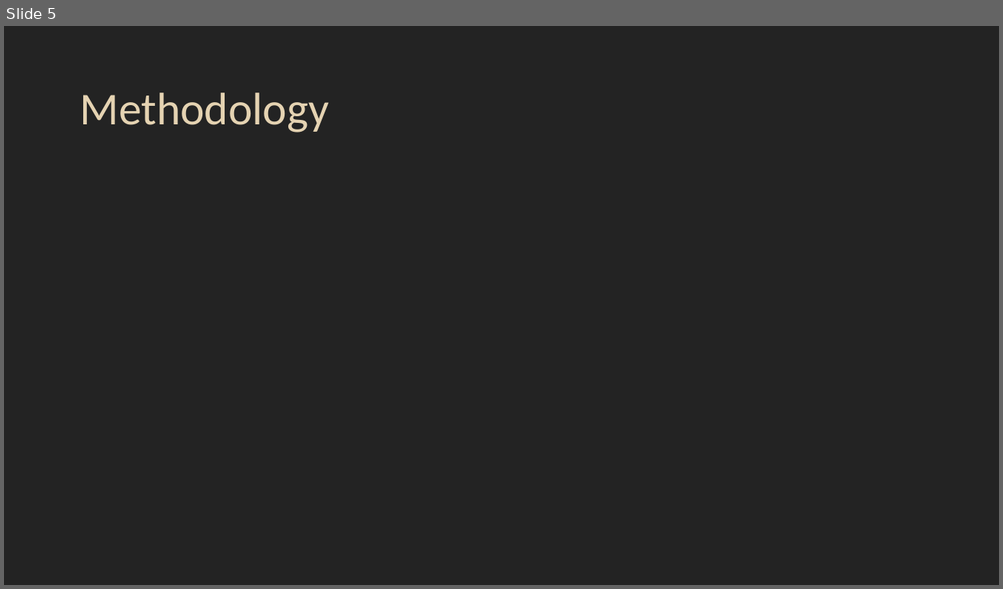
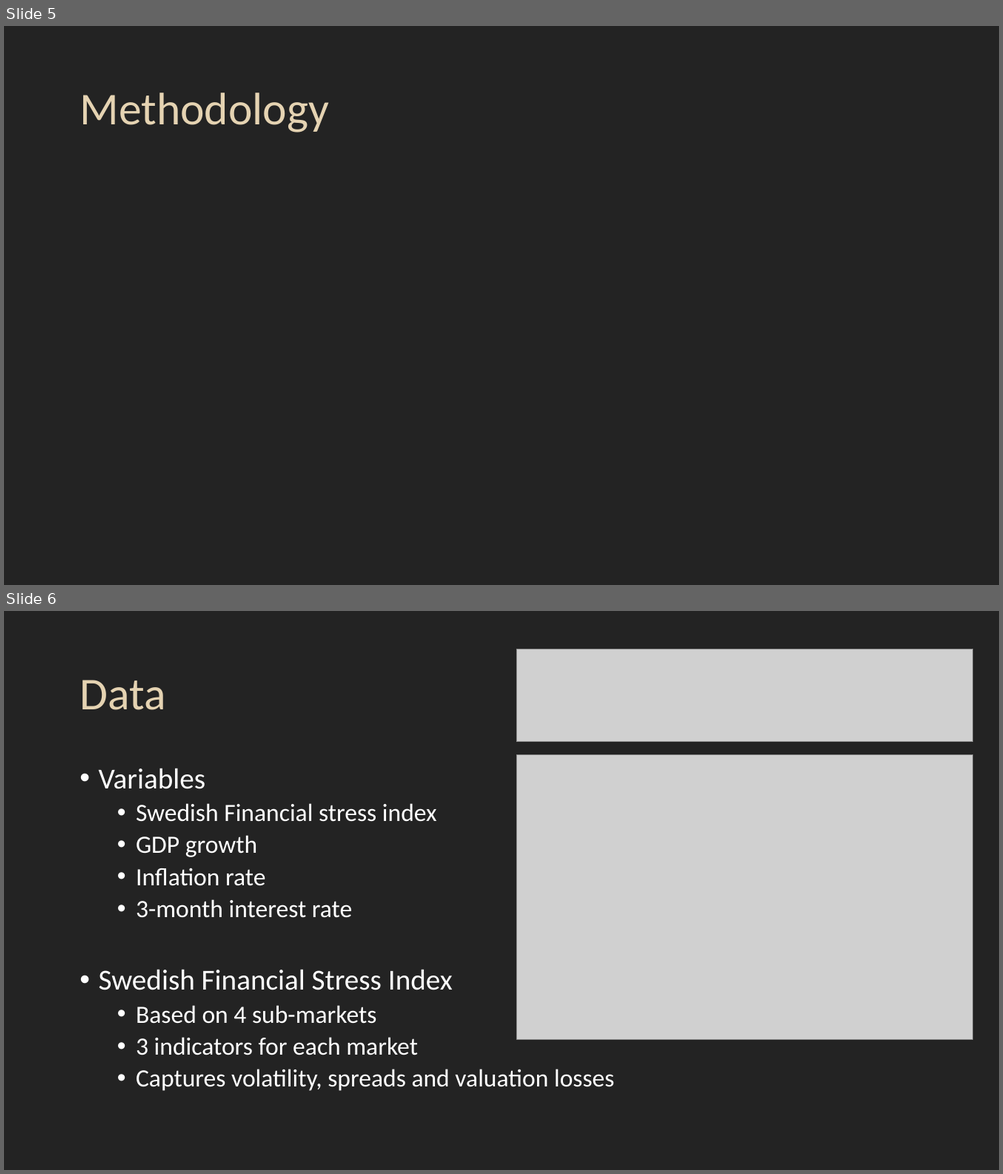
Before and after one commit to timoudas/MasterThesis, a slide deck: presentation.pptm. Shown one above the other, each under a label of ours: slide 5 before the commit, slides 5 and 6 after it. The pictures are 1003x589 and 1003x1174 pixels, drawn with LibreOffice and Linux fonts; fonts in the diff are those of the drawing; grey boxes stand for pictures. Boxes give left, top, right and bottom in pixels: in the first picture for what was removed or moved away, otherwise in the second. Text is boxed around its words. In the diff, an @@ line names an element or a change of style, - is before the commit and + after.

```diff
--- a/presentation.pptm
+++ b/presentation.pptm
@@ slide 6 added at (4,611,999,1170), background #232323 @@
@@ picture added at (517,649,973,742) @@
@@ title added at (79,680,165,710), 44 pt, text #E5D3B2 @@
+Data
@@ picture added at (517,755,973,1040) @@
@@ text added at (99,768,614,1091), 24 pt, text #FFFFFF @@
+• Variables
+  • Swedish Financial stress index
+  • GDP growth
+  • Inflation rate
+  • 3-month interest rate
+• Swedish Financial Stress Index
+  • Based on 4 sub-markets
+  • 3 indicators for each market
+  • Captures volatility, spreads and valuation losses
```
Also in this commit, not shown: 3 slides changed, 6 other slides added, 5 slides removed, 1 other file.
